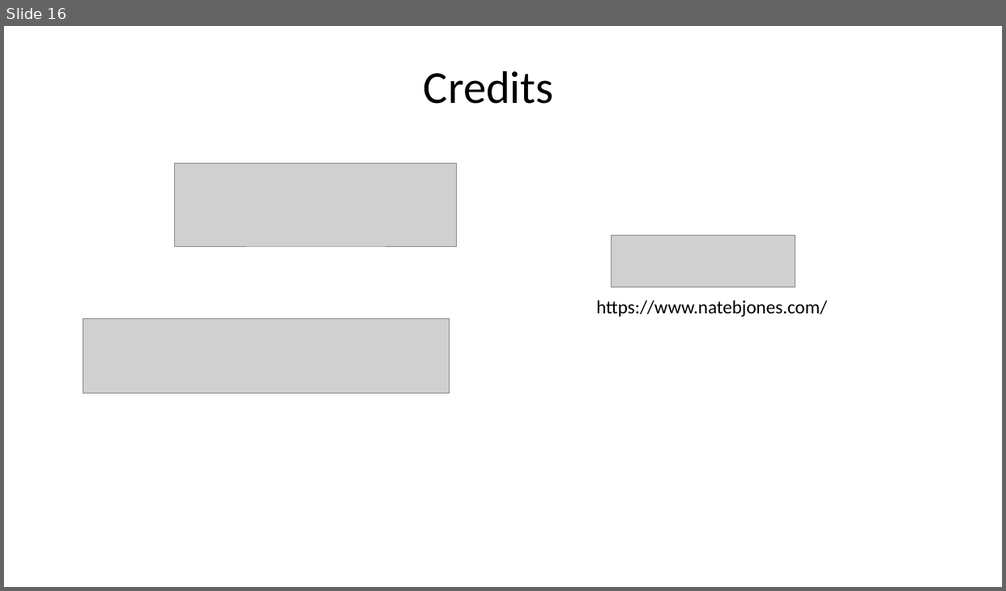
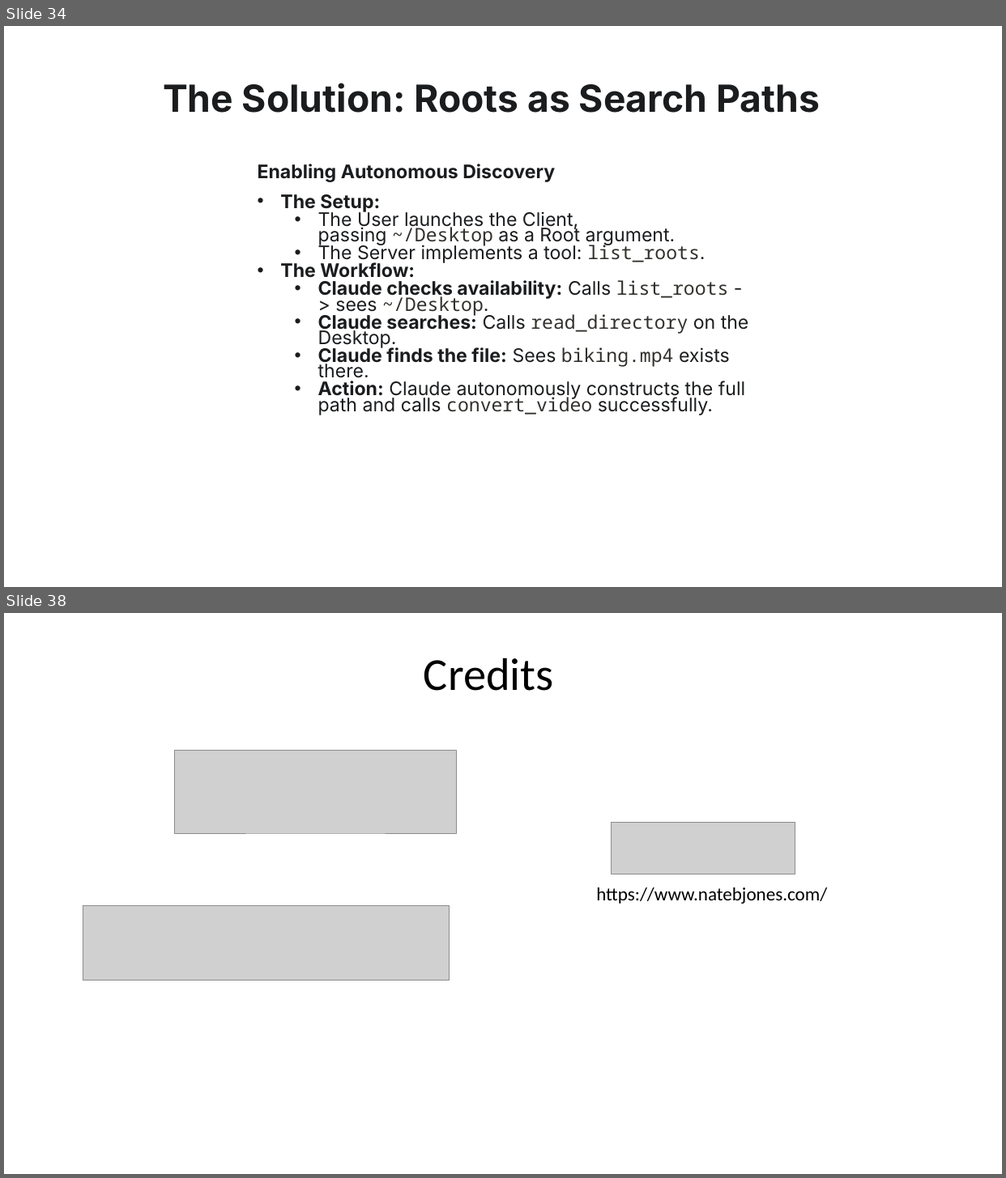
Before and after one commit to tniccum21/LLM_Class, a slide deck: Week10/Week10.pptx. Shown one above the other, each under a label of ours: slide 16 before the commit, slides 34 and 38 after it; the slides between them are not shown. The pictures are 1006x591 and 1006x1178 pixels, drawn with LibreOffice and Linux fonts; fonts in the diff are those of the drawing; grey boxes stand for pictures; background and template pictures are left out. Boxes give left, top, right and bottom in pixels: in the first picture for what was removed or moved away, otherwise in the second. Text is boxed around its words. In the diff, an @@ line names an element or a change of style, - is before the commit and + after.

```diff
--- a/Week10/Week10.pptx
+++ b/Week10/Week10.pptx
@@ slide 34 added at (4,26,1002,587), background picture (left out) @@
@@ text added at (163,83,820,113), 36 pt, text #1A1C1E, bold @@
+The Solution: Roots as Search Paths
@@ text added at (258,164,749,416), 18 pt, text #1A1C1E @@
+Enabling Autonomous Discovery
+• The Setup:
+  • The User launches the Client, passing ~/Desktop as a Root argument.
+  • The Server implements a tool: list_roots.
+• The Workflow:
+  • Claude checks availability: Calls list_roots -> sees ~/Desktop.
+  • Claude searches: Calls read_directory on the Desktop.
+  • Claude finds the file: Sees biking.mp4 exists there.
+  • Action: Claude autonomously constructs the full path and calls convert_video successfully.
@@ what was slide 16 is now slide 38 @@
```
Also in this commit, not shown: 1 slide changed, 32 other slides added, 11 slides removed, 11 other files.
